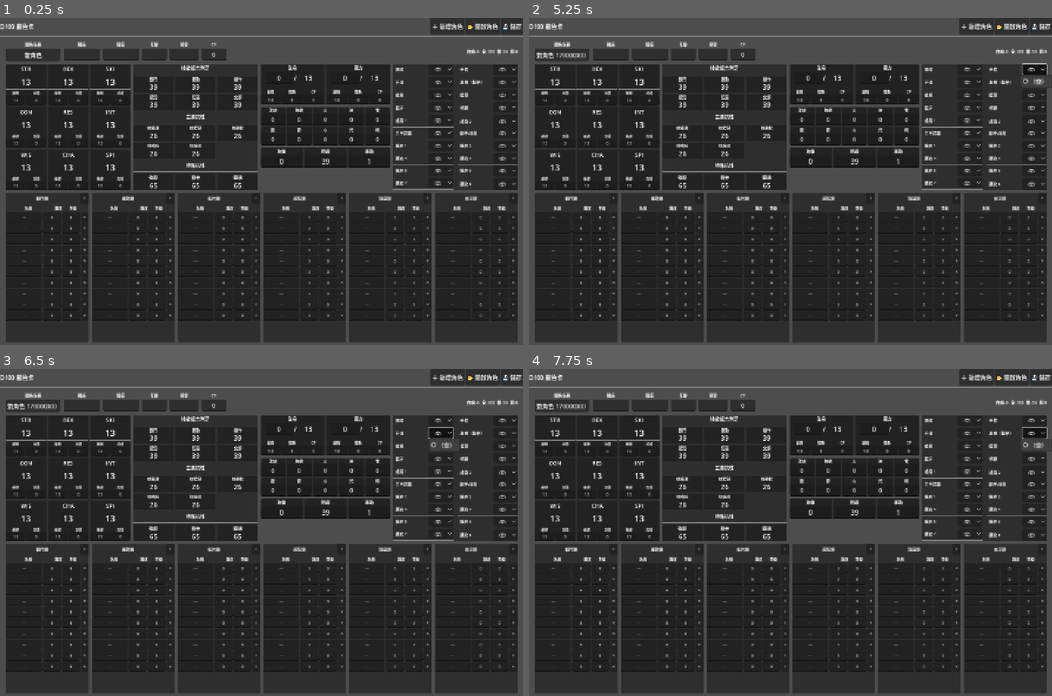
Above: before the commit, frames 1-4 (two rows, left to right).
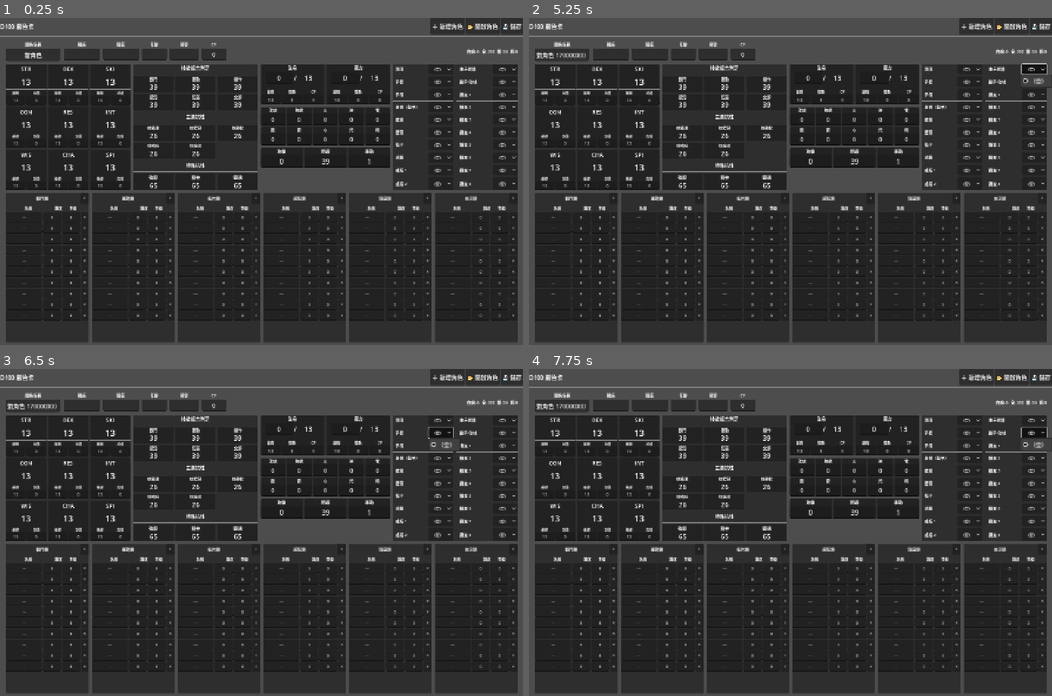
Above: after the commit, the same moments.

Repository: imo-ininder/trpg-sheet
Game: Godot game, scene res://scenes/MainScene.tscn
Same seed, same stepped clock (60 frames per second), same inputs: the game is played once before the commit and once after it.
Inputs (mouse positions are in pixels of both pictures, inside the frame that each line leads up to):
- Up to frame 1 (0.25 s): no input
- Up to frame 2 (5.25 s): click (612, 53) at 0.52 s; type "12" at 0.6 s; click (649, 53) at 0.75 s; type "12" at 0.83 s; click (680, 53) at 0.98 s; type "12" at 1.07 s; click (712, 53) at 1.27 s; type "12" at 1.35 s; click "＋ 新增角色" at 2 s; click "📂 開啟角色" at 2.75 s; click "💾 儲存" at 3.5 s; click "（空）" at 4.25 s; click "（空）" at 5 s
- Up to frame 3 (6.5 s): click "（空）" at 5.75 s
- Up to frame 4 (7.75 s): click "（空）" at 6.5 s; click "（空）" at 7.25 s

The runs differ from the first frame. In frame 1, 1.0% of the frame differs, in the area x 75-99%, y 14-53%; in frame 2, 1.1%, in the area x 75-100%, y 13-53%; in frame 3, 1.0%; in frame 4, 1.1%.

Commit message:
fix skill row and item box

Diff:
--- a/scripts/CharacterSheet.gd
+++ b/scripts/CharacterSheet.gd
@@ -677,60 +677,69 @@
 	var vb = _panel_vbox(panel, "裝備")
 	vb.add_theme_constant_override("separation", 0)
 
-	# GridContainer：2 欄 × 10 行
-	var grid = GridContainer.new()
-	grid.columns = 2
-	grid.add_theme_constant_override("h_separation", 12)
-	grid.add_theme_constant_override("v_separation", 0)
-	grid.size_flags_horizontal = Control.SIZE_EXPAND_FILL
-	grid.size_flags_vertical = Control.SIZE_EXPAND_FILL
-	vb.add_child(grid)
+	# HBoxContainer：左右兩欄
+	var columns_hb = HBoxContainer.new()
+	columns_hb.add_theme_constant_override("separation", 12)
+	columns_hb.size_flags_horizontal = Control.SIZE_EXPAND_FILL
+	columns_hb.size_flags_vertical = Control.SIZE_EXPAND_FILL
+	vb.add_child(columns_hb)
 
 	# 合併所有槽位（12 個主要 + 8 個擴充）
 	var all_slots = CharacterData.EQUIP_SLOTS + CharacterData.EQUIP_SLOTS_EXPANSION
 
-	for i in range(all_slots.size()):
-		var slot = all_slots[i]
-
-		# 垂直容器包裝每個項目（用於加分隔線）
-		var item_vb = VBoxContainer.new()
-		item_vb.add_theme_constant_override("separation", 2)
-		item_vb.size_flags_horizontal = Control.SIZE_EXPAND_FILL
-		item_vb.size_flags_vertical = Control.SIZE_EXPAND_FILL
-
-		# 橫向排列：名稱在左，選單在右
-		var hbox = HBoxContainer.new()
-		hbox.add_theme_constant_override("separation", 8)
-		hbox.size_flags_horizontal = Control.SIZE_EXPAND_FILL
-		hbox.size_flags_vertical = Control.SIZE_EXPAND_FILL
-		item_vb.add_child(hbox)
-
-		# 槽位名稱（左側，更大，加左側 margin）
-		var lbl = Label.new()
-		lbl.text = "  " + slot  # 加兩個空格作為左側 margin
-		lbl.vertical_alignment = VERTICAL_ALIGNMENT_CENTER
-		lbl.add_theme_font_size_override("font_size", 11)
-		lbl.custom_minimum_size.x = 90
-		hbox.add_child(lbl)
-
-		# 裝備選擇下拉選單（右側，縮小高度）
-		var opt = OptionButton.new()
-		opt.size_flags_horizontal = Control.SIZE_EXPAND_FILL
-		opt.add_item("（空）")
-		opt.add_theme_font_size_override("font_size", 10)
-		opt.alignment = HORIZONTAL_ALIGNMENT_CENTER
-		opt.custom_minimum_size.y = 24
-		_equip_inputs[slot] = opt
-		hbox.add_child(opt)
-
-		# 分隔線（不是最後兩個才加，因為是 2 欄排列）
-		# 每欄有 10 行，所以索引 9 和 19 是每欄的最後一個，不加線
-		var col_idx = i % 10  # 在該欄的索引
-		if col_idx < 9:  # 不是該欄的最後一個
-			var sep = HSeparator.new()
-			item_vb.add_child(sep)
-
-		grid.add_child(item_vb)
+	# 建立左右兩個 VBoxContainer
+	for col in range(2):
+		var col_vb = VBoxContainer.new()
+		col_vb.add_theme_constant_override("separation", 0)
+		col_vb.size_flags_horizontal = Control.SIZE_EXPAND_FILL
+		col_vb.size_flags_vertical = Control.SIZE_EXPAND_FILL
+		columns_hb.add_child(col_vb)
+
+		# 每欄 10 個槽位
+		for row in range(10):
+			var i = col * 10 + row
+			if i >= all_slots.size():
+				break
+
+			var slot = all_slots[i]
+
+			# 垂直容器包裝每個項目（用於加分隔線）
+			var item_vb = VBoxContainer.new()
+			item_vb.add_theme_constant_override("separation", 2)
+			item_vb.size_flags_horizontal = Control.SIZE_EXPAND_FILL
+			item_vb.size_flags_vertical = Control.SIZE_EXPAND_FILL
+
+			# 橫向排列：名稱在左，選單在右
+			var hbox = HBoxContainer.new()
+			hbox.add_theme_constant_override("separation", 8)
+			hbox.size_flags_horizontal = Control.SIZE_EXPAND_FILL
+			hbox.size_flags_vertical = Control.SIZE_EXPAND_FILL
+			item_vb.add_child(hbox)
+
+			# 槽位名稱（左側，更大，加左側 margin）
+			var lbl = Label.new()
+			lbl.text = "  " + slot  # 加兩個空格作為左側 margin
+			lbl.vertical_alignment = VERTICAL_ALIGNMENT_CENTER
+			lbl.add_theme_font_size_override("font_size", 11)
+			lbl.custom_minimum_size.x = 90
+			hbox.add_child(lbl)
+
+			# 裝備選擇下拉選單（右側，縮小高度）
+			var opt = OptionButton.new()
+			opt.size_flags_horizontal = Control.SIZE_EXPAND_FILL
+			opt.add_item("（空）")
+			opt.add_theme_font_size_override("font_size", 10)
+			opt.alignment = HORIZONTAL_ALIGNMENT_CENTER
+			opt.custom_minimum_size.y = 24
+			_equip_inputs[slot] = opt
+			hbox.add_child(opt)
+
+			# 分隔線（不是該欄的最後一個才加）
+			if row < 9:
+				var sep = HSeparator.new()
+				item_vb.add_child(sep)
+
+			col_vb.add_child(item_vb)
 
 # ── 技能（六類各自獨立 panel，並排）────────────────────
 func _build_skill_row(parent: VBoxContainer) -> void:
